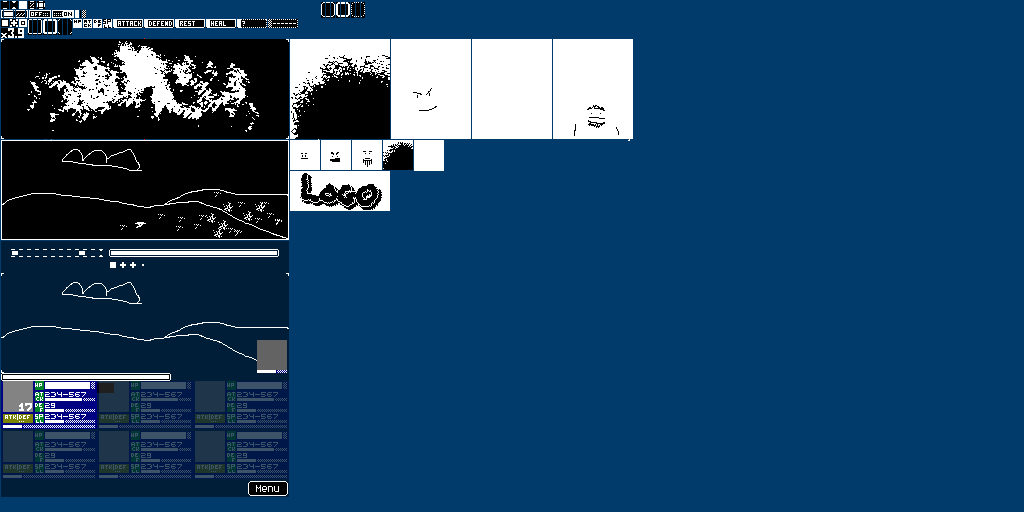
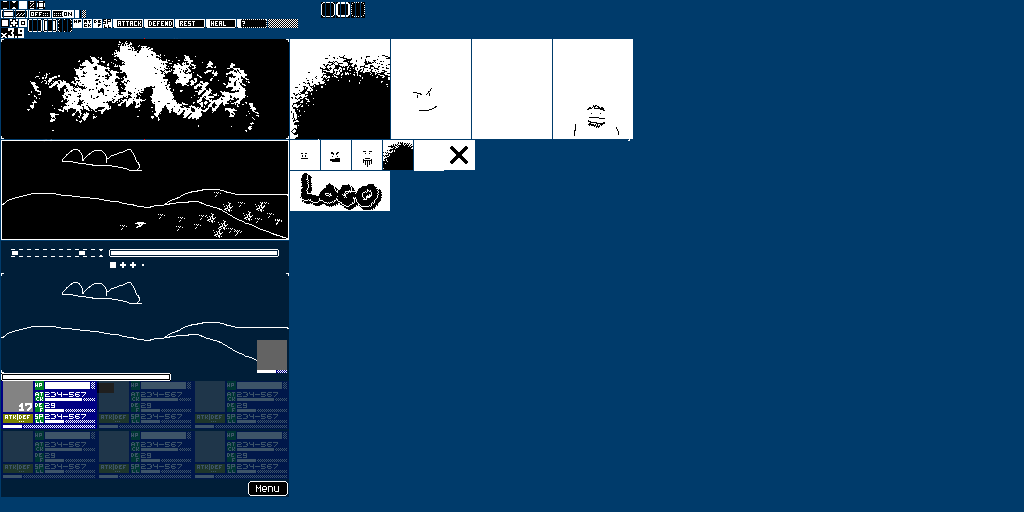
Layered file, before and after one edit (1024×512). Changes by layer:
painted on "sprites.png" over [28,19,475,170]
